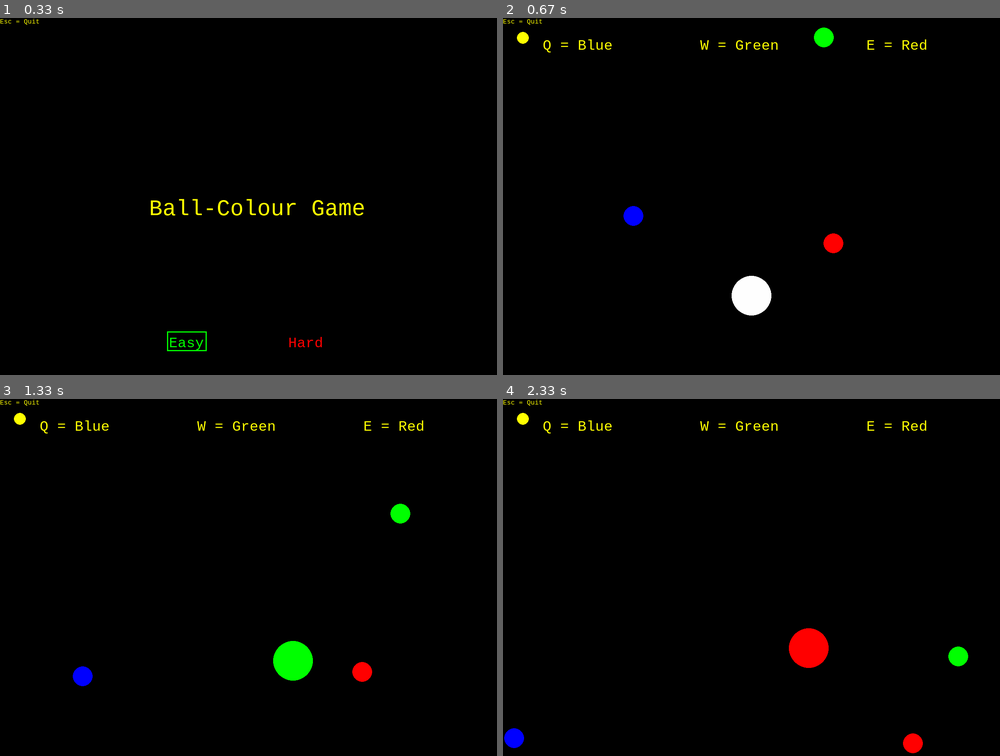
Above: before the commit, frames 1-4 (two rows, left to right).
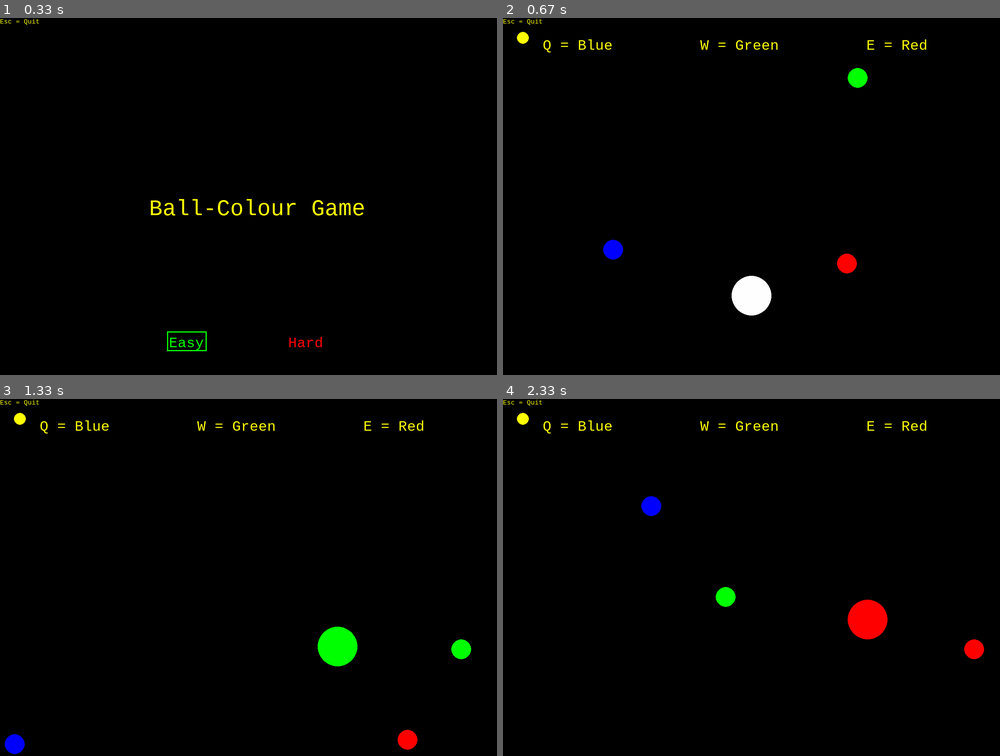
Above: after the commit, the same moments.

Repository: ArcanianArcher/Pygame-Arcade
Game: pygame game, started from Colourful Balls.py
The game is run twice, just before and just after one commit, with the same random seed, the same clock (stepped at 60 frames per second) and the same inputs.
Inputs:
- Up to frame 1 (0.33 s): no input
- Up to frame 2 (0.67 s): tap Enter at 0.33 s
- Up to frame 3 (1.33 s): hold Right 0.67-1.13 s; hold Up from 1.17 s (still down); tap W at 1.23 s
- Up to frame 4 (2.33 s): release Up at 1.47 s; hold Right 1.5-1.97 s; tap W at 1.57, 1.87, 2.07 s; hold Left from 2 s (still down); tap E at 2.15 s

Frame 1 is identical in both runs. In frame 2, 1.0% of the frame differs, in the area x 20-74%, y 2-72%; in frame 3, 2.4%, in the area x 0-95%, y 29-100%; in frame 4, 2.4%.

Commit message:
Added sounds to Pong and Block Breaker
blip, blip, blip, blip

Diff:
--- a/Colourful Balls.py
+++ b/Colourful Balls.py
@@ -289,6 +289,7 @@
                     break
             if restart == True:
                 break
+            pygame.time.Clock().tick(240) #Set FPS
 
 
 if __name__ == '__main__':
--- a/Pong.py
+++ b/Pong.py
@@ -4,6 +4,8 @@
 from colours import *
 
 def Game(arcade):
+
+    blip = arcade.getSound(__file__, 'blip.wav')
 
     arcade.setCaption(__file__)
     arcade.setWindow(600, 600)
@@ -61,6 +63,7 @@
                 dx = 1
 
             if arcade.isColliding((player, player_x, player_y), (ball, ball_x, ball_y)):
+                blip.play()
                 if (ball_x + 10 < player_x + 25):
                     dx = 3
                 elif (ball_x + 10 > player_x + 75):
@@ -72,6 +75,7 @@
                         dx = -2
                 dy = 4
             elif arcade.isColliding((ai, ai_x, ai_y), (ball, ball_x, ball_y)):
+                blip.play()
                 if (ball_x + 10 < ai_x + 25):
                     dx = 3
                 elif (ball_x + 10 > ai_x + 75):
Not shown, added: resources/Block Breaker/blip.wav
Not shown, added: resources/Pong/blip.wav
